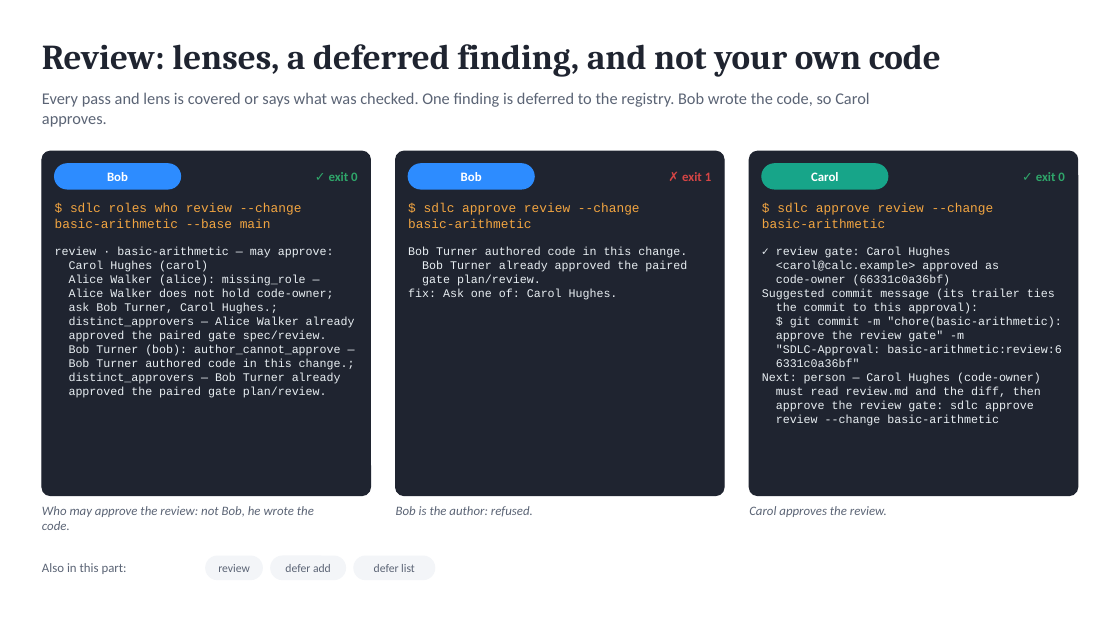
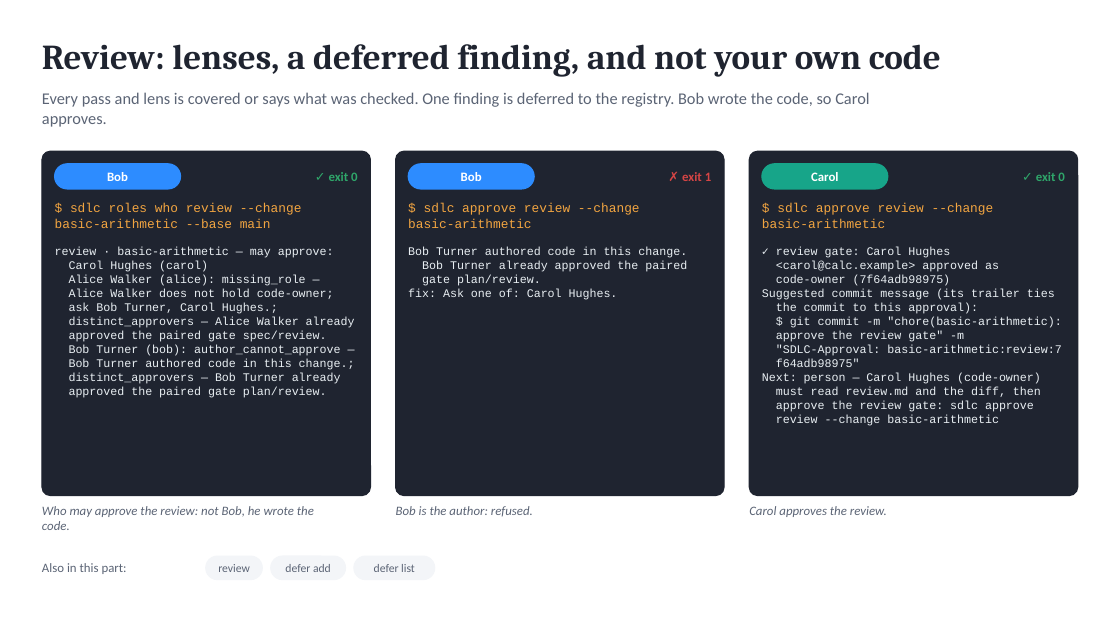
Before and after one commit to marin-ai-tech/sdlc, a slide deck: slide 12 of docs/demo/sdlc-calculator-demo.en.pptx. Drawn at 1120x630 pixels with LibreOffice and Linux fonts; fonts in the diff are those of the drawing. Boxes give left, top, right and bottom in pixels: in the first picture for what was removed or moved away, otherwise in the second. Text is boxed around its words. In the diff, an @@ line names an element or a change of style, - is before the commit and + after.

```diff
--- a/docs/demo/sdlc-calculator-demo.en.pptx
+++ b/docs/demo/sdlc-calculator-demo.en.pptx
@@ text at bbox=[776, 275, 951, 286]: text changed @@
-code-owner (66331c0a36bf)
+code-owner (7f64adb98975)
@@ text at bbox=[776, 345, 1061, 367]: text changed @@
-"SDLC-Approval: basic-arithmetic:review:6
-6331c0a36bf"
+"SDLC-Approval: basic-arithmetic:review:7
+f64adb98975"
```
Also in this commit, not shown: 5 other slides changed, 39 other files.
